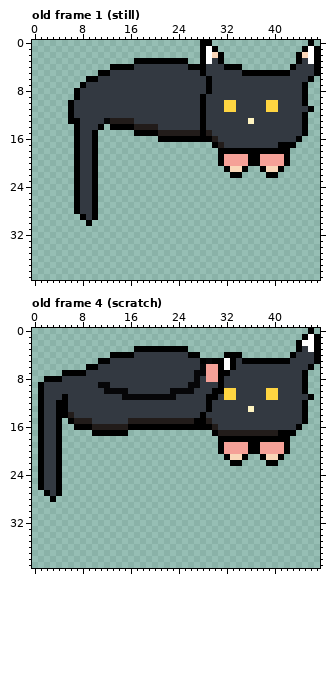
Pixel-art file, stored at assets/main_menu_cat.ase. Above: the version before the commit.
48x40 pixels, 5 frames. Shown: old frame 1 (still), old frame 4 (scratch). The commit also changed other frames, which this record leaves out.
After:
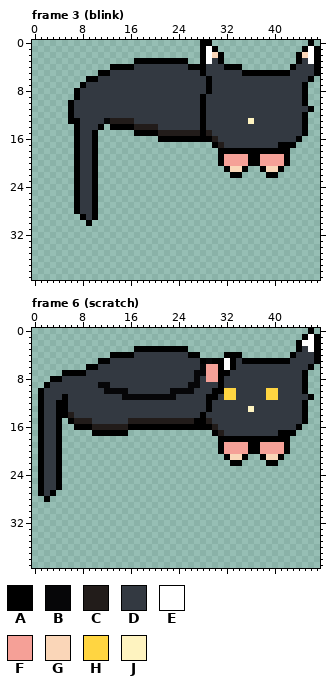
Palette (. is transparent): A #000000  B #060608  C #221c1a  D #333941  E #ffffff  F #f5a097  G #fad6b8  H #ffd541  J #fef3c0
A new or re-ordered frame is compared with the old frame closest to it.
Changes in this commit:
frames 5 -> 7
Frame 3 (blink) is new; against old frame 1 (still):
y 10..11: x 32..33 HH -> DD; x 39..40 HH -> DD
Frame 6 (scratch) against old frame 4 (scratch):
y 8: x 2 A -> .
y 9: x 1..2 AD -> .A
y 17: x 32..40 CCCCCCCCC -> DDDDDDDDD
y 27: x 1..4 .ADA -> ADA.
y 28: x 2..3 .A -> A.
Where, in picture pixels (left, top, right, bottom), the same in both pictures:
changed: (224, 100, 236, 112)
changed: (266, 100, 278, 112)
changed: (38, 376, 50, 388)
changed: (224, 430, 278, 436)
changed: (38, 490, 62, 502)
